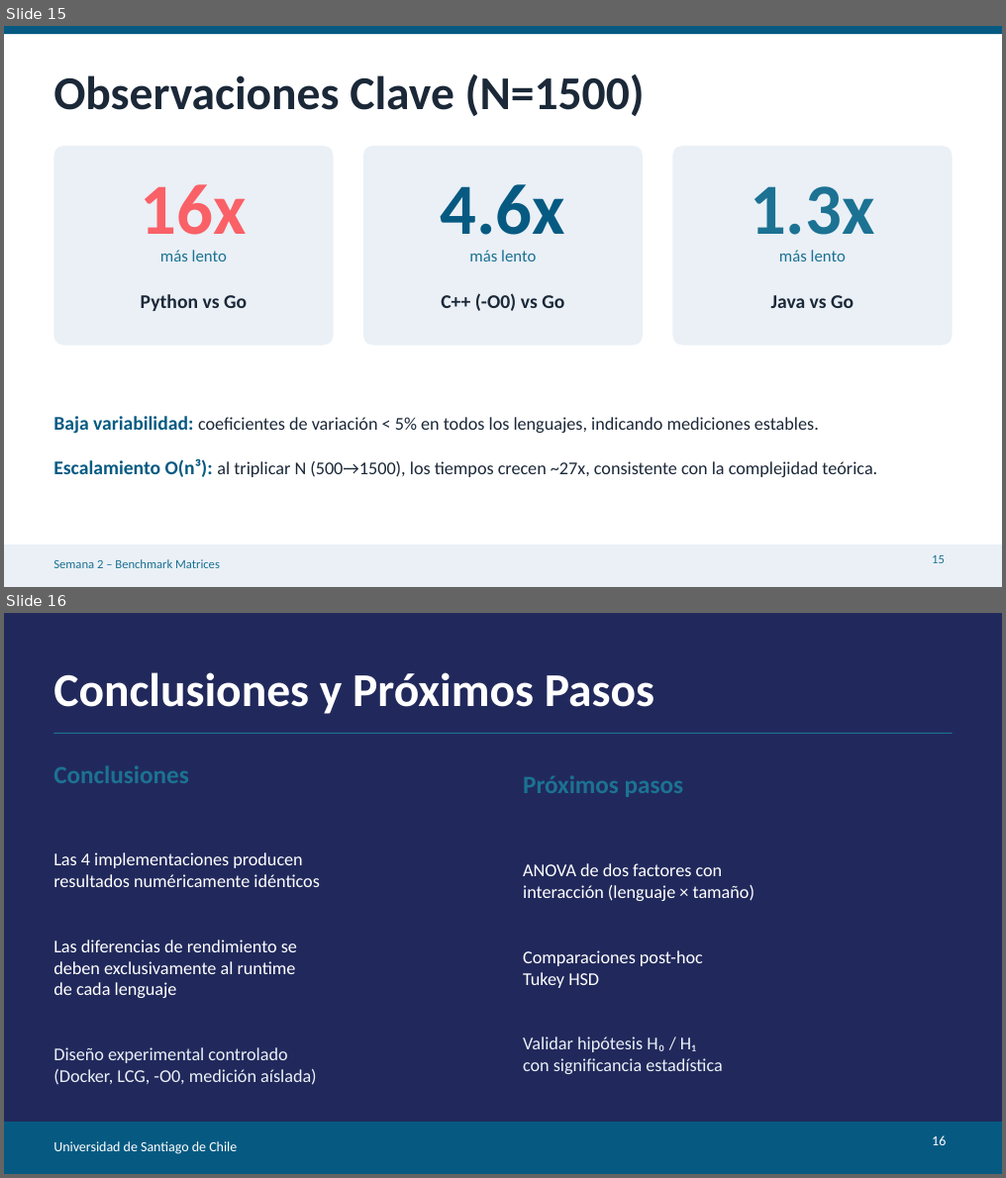
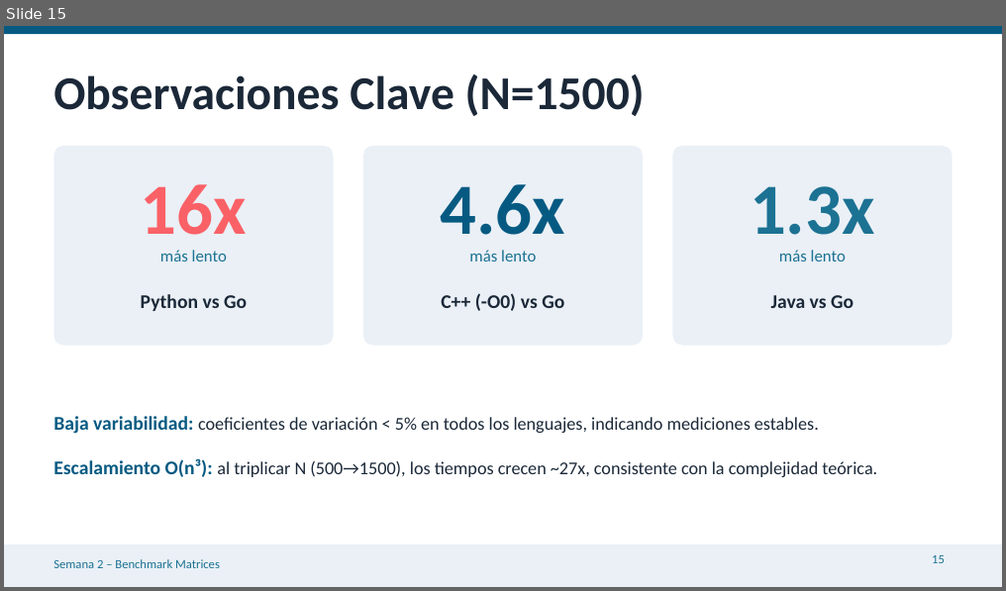
Before and after one commit to jffp-alt/matrix-benchmark, a slide deck: results/Semana2_Benchmark_Matrices.pptx. Shown one above the other, each under a label of ours: slides 15 and 16 before the commit, slide 15 after it. The pictures are 1006x1178 and 1006x591 pixels, drawn with LibreOffice and Linux fonts; fonts in the diff are those of the drawing. Boxes give left, top, right and bottom in pixels: in the first picture for what was removed or moved away, otherwise in the second. Text is boxed around its words. In the diff, an @@ line names an element or a change of style, - is before the commit and + after.

Commit message:
Update Semana 2 PPTX with statistical analysis slides (23 slides)
Add 7 new slides covering ANOVA two-factor analysis, Tukey HSD
post-hoc comparisons, and 5 statistical charts (bar chart, boxplot,
interaction plot, heatmap, speedup). Update agenda and conclusions.

```diff
--- a/results/Semana2_Benchmark_Matrices.pptx
+++ b/results/Semana2_Benchmark_Matrices.pptx
@@ slide 16 removed at [4, 613, 1002, 1174], background #21295C @@
@@ text removed at [54, 672, 654, 714] @@
-Conclusiones y Próximos Pasos
@@ rectangle removed at [54, 733, 952, 734] @@
@@ text removed at [54, 765, 319, 1085] @@
-Conclusiones
-Las 4 implementaciones producen
-resultados numéricamente idénticos
-Las diferencias de rendimiento se
-deben exclusivamente al runtime
-de cada lenguaje
-Diseño experimental controlado
-(Docker, LCG, -O0, medición aíslada)
@@ text removed at [523, 775, 754, 1074] @@
-Próximos pasos
-ANOVA de dos factores con
-interacción (lenguaje × tamaño)
-Comparaciones post-hoc
-Tukey HSD
-Validar hipótesis H₀ / H₁
-con significancia estadística
@@ rectangle removed at [4, 1122, 1002, 1174] @@
@@ text removed at [54, 1142, 237, 1155] @@
-Universidad de Santiago de Chile
@@ page number removed at [932, 1136, 945, 1146] @@
-16
```
Also in this commit, not shown: 1 slide changed, 8 slides added.
